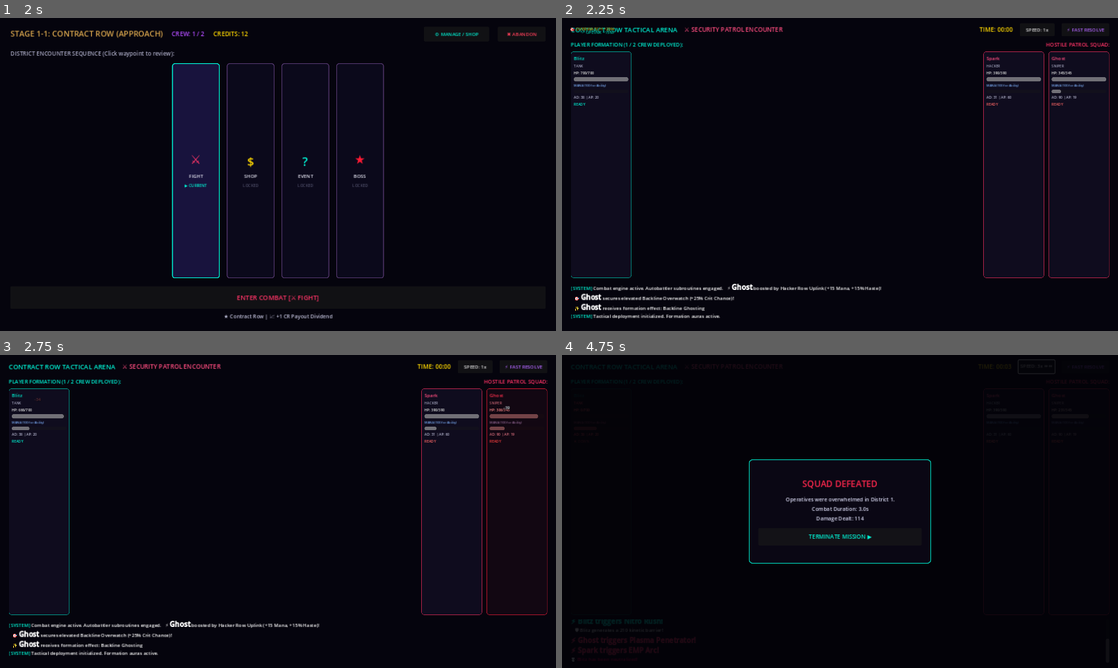
Above: before the commit, frames 1-4 (two rows, left to right).
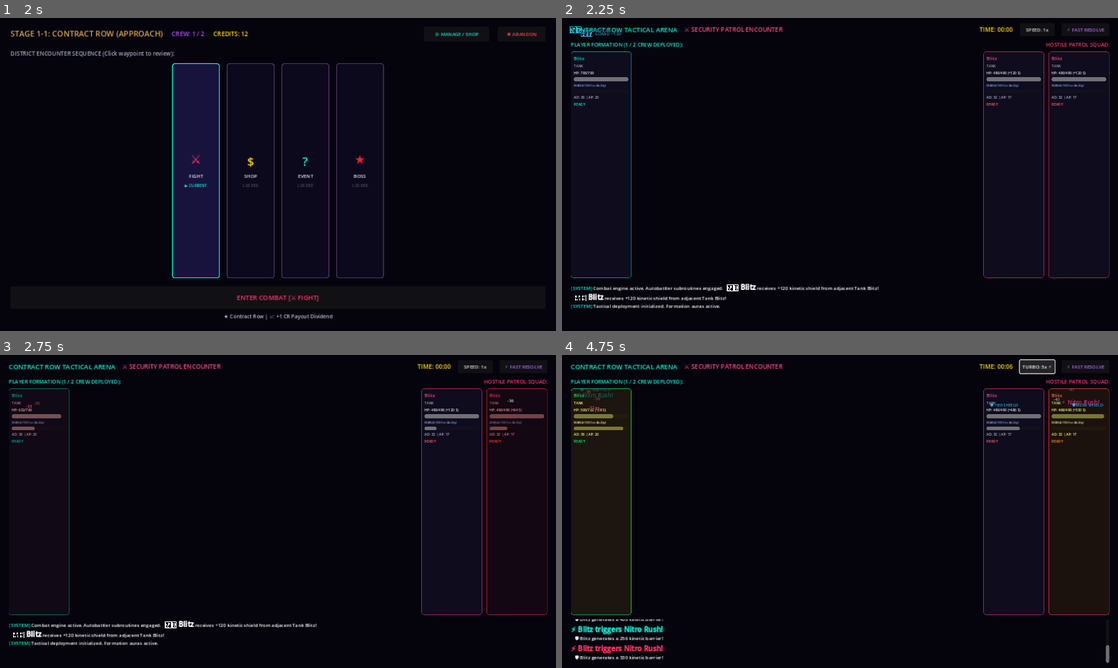
Above: after the commit, the same moments.

Repository: TheStickface/Cyberstack
Game: Godot game, scene res://src/ui/screens/Main.tscn
Two runs of this game, one before a commit and one after it. Both use one fixed random seed, a clock stepped at 60 frames per second and the inputs below.
Inputs:
- Up to frame 1 (2 s): click "[INITIATE JOB / NEW RUN]" at 0.5 s; click "▶ [LOCK IN & DEPLOY]" at 1.25 s
- Up to frame 2 (2.25 s): click "ENTER COMBAT [⚔ FIGHT]" at 2 s
- Up to frame 3 (2.75 s): no input
- Up to frame 4 (4.75 s): click "SPEED: 1x" at 2.75 s; click "SPEED: 2x ⏩" at 3.5 s; click "SPEED: 3x ⏩⏩" at 4.25 s

Frame 1 is identical in both runs. In frame 2, 1.4% of the frame differs, in the area x 1-95%, y 2-97%; in frame 3, 1.7%; in frame 4, 13%, in the area x 1-99%, y 1-99%.
Error in both runs: Invalid call. Nonexistent function 'to_local' in base 'Control (TacticalTetherOverlay)'. (res://src/ui/screens/CombatMockArena.gd:134)

Commit message:
fix(balance): resolve Round 1 early loss causes — minion tier gating, D1 enemy dmg scaling, and early synergy shop bias

Diff:
--- a/data/factions/bio_hackers.tres
+++ b/data/factions/bio_hackers.tres
@@ -7,11 +7,11 @@
 script = ExtResource("2_syn")
 id = "bio_2"
 name = "Cellular Grafting"
-description = "Bio-Synthetics gain +120 Max Health and +5 Armor."
+description = "Bio-Synthetics gain +160 Max Health and +8 Armor."
 required_count = 2
 stat_modifiers = {
-0: 120.0,
-4: 5.0
+0: 160.0,
+4: 8.0
 }
 trigger_effect_id = ""
 
--- a/data/factions/net_phantoms.tres
+++ b/data/factions/net_phantoms.tres
@@ -7,11 +7,11 @@
 script = ExtResource("2_syn")
 id = "phantoms_2"
 name = "Cloak Protocol"
-description = "Net-Phantoms gain +15% Evasion and +10 Speed."
+description = "Net-Phantoms gain +20% Evasion and +10 Speed."
 required_count = 2
 stat_modifiers = {
 9: 10.0,
-10: 0.15
+10: 0.20
 }
 trigger_effect_id = ""
 
--- a/data/units/bio_chimera.tres
+++ b/data/units/bio_chimera.tres
@@ -13,11 +13,11 @@
 role = 4
 faction = 5
 base_cost = 1
-base_max_health = 720.0
-base_attack_damage = 34.0
+base_max_health = 820.0
+base_attack_damage = 38.0
 base_ability_power = 0.0
 base_attack_speed = 0.85
-base_armor = 14.0
+base_armor = 18.0
 base_shield = 0.0
 base_starting_mana = 0.0
 base_max_mana = 80.0
--- a/data/units/phantom_spectre.tres
+++ b/data/units/phantom_spectre.tres
@@ -13,17 +13,17 @@
 role = 2
 faction = 6
 base_cost = 1
-base_max_health = 470.0
+base_max_health = 520.0
 base_attack_damage = 48.0
 base_ability_power = 0.0
 base_attack_speed = 1.05
 base_armor = 4.0
 base_shield = 0.0
-base_starting_mana = 0.0
+base_starting_mana = 20.0
 base_max_mana = 60.0
 base_speed = 62.0
 base_crit_chance = 0.12
-base_evasion = 0.08
+base_evasion = 0.12
 ability_name = "Ghost Shot"
 ability_description = "120 physical dmg, guaranteed crit"
 ability_effect_id = "ghost_shot"
--- a/src/core/Constants.gd
+++ b/src/core/Constants.gd
@@ -133,7 +133,7 @@
 
 # Enemy Stat Scaling Multipliers per District (HP, Damage)
 const DISTRICT_ENEMY_SCALING: Dictionary = {
-	1: { "hp_mult": 0.75, "dmg_mult": 1.25 },
+	1: { "hp_mult": 0.70, "dmg_mult": 0.85 },
 	2: { "hp_mult": 1.20, "dmg_mult": 1.20 },
 	3: { "hp_mult": 1.95, "dmg_mult": 1.55 },
 	4: { "hp_mult": 2.25, "dmg_mult": 1.70 },
--- a/src/systems/CombatBridge.gd
+++ b/src/systems/CombatBridge.gd
@@ -85,12 +85,14 @@
 	if all_units.is_empty():
 		all_units = raw_units
 
-	# Select faction themed for district
+	# Select faction themed for district (6 factions)
 	var target_faction = Enums.Faction.CORP_ENFORCERS
-	match district_id % 4:
+	match district_id % 6:
 		1: target_faction = Enums.Faction.STREET_RUNNERS
 		2: target_faction = Enums.Faction.CORP_ENFORCERS
 		3: target_faction = Enums.Faction.ROGUE_AIS
+		4: target_faction = Enums.Faction.BIO_HACKERS
+		5: target_faction = Enums.Faction.NET_PHANTOMS
 		0: target_faction = Enums.Faction.FIXERS
 
 	var faction_units: Array[UnitResource] = []
@@ -98,6 +100,22 @@
 		if u.faction == target_faction:
 			faction_units.append(u)
 	var pool = faction_units if not faction_units.is_empty() else all_units
+
+	# Tier gating: District 1 minions must be common 1-2 cost units to avoid high-cost spikes
+	if district_id == 1:
+		var tier1_pool: Array[UnitResource] = []
+		for u in pool:
+			if u.base_cost <= 2:
+				tier1_pool.append(u)
+		if not tier1_pool.is_empty():
+			pool = tier1_pool
+	elif district_id == 2:
+		var tier2_pool: Array[UnitResource] = []
+		for u in pool:
+			if u.base_cost <= 4:
+				tier2_pool.append(u)
+		if not tier2_pool.is_empty():
+			pool = tier2_pool
 
 	for i in range(enemy_count):
 		var base_res = pool[randi() % pool.size()]
--- a/src/systems/RunManager.gd
+++ b/src/systems/RunManager.gd
@@ -30,6 +30,7 @@
 	_repo = p_repo if p_repo != null else _get_default_repo()
 	shop_mgr = ShopManager.new(Constants.DEFAULT_STARTING_GOLD)
 	crew_mgr = CrewManager.new(1, _repo)
+	shop_mgr.active_crew_mgr = crew_mgr
 
 func get_elapsed_duration_seconds() -> float:
 	if run_start_time_msec <= 0:
--- a/src/systems/ShopManager.gd
+++ b/src/systems/ShopManager.gd
@@ -10,6 +10,7 @@
 var current_district: int = 1
 var is_locked: bool = false
 var active_district_res: DistrictResource = null
+var active_crew_mgr: Object = null
 var unit_slots: Array[Dictionary] = [] # Array of 4 (expandable to 6) pure operative slots
 var augment_slots: Array[Dictionary] = [] # Array of 2 (expandable to 5) pure augment slots
 var shop_slots: Array[Dictionary] = [] # Unified array [unit_slots + augment_slots]
@@ -106,6 +107,18 @@
 
 		if filtered_units.is_empty():
 			filtered_units = all_units
+
+		# Early synergy discovery bias: In District 1, 50% chance on the first slot to offer a unit matching player's starter/fielded faction
+		if district_id == 1 and i == 0 and active_crew_mgr != null:
+			var player_crew = active_crew_mgr.fielded_units
+			if not player_crew.is_empty() and player_crew[0].unit_resource != null:
+				var starter_fac = player_crew[0].unit_resource.faction
+				var syn_units: Array[UnitResource] = []
+				for u in filtered_units:
+					if u.faction == starter_fac:
+						syn_units.append(u)
+				if not syn_units.is_empty() and randf() < 0.50:
+					filtered_units = syn_units
 
 		if not filtered_units.is_empty():
 			var unit_res: UnitResource = filtered_units[randi() % filtered_units.size()]
--- a/src/tools/BalanceSimulator.gd
+++ b/src/tools/BalanceSimulator.gd
@@ -620,11 +620,11 @@
 					if count >= 2: hp += 100.0; evasion += 0.05
 					if count >= 4: hp += 200.0; evasion += 0.10
 				Enums.Faction.BIO_HACKERS:
-					if count >= 2: hp += 120.0; armor += 5.0
+					if count >= 2: hp += 160.0; armor += 8.0
 					if count >= 4: hp += 280.0; armor += 15.0
 					if count >= 6: hp += 600.0; armor += 35.0; aspeed *= 1.20
 				Enums.Faction.NET_PHANTOMS:
-					if count >= 2: evasion += 0.15; ad += 10.0
+					if count >= 2: evasion += 0.20; ad += 10.0
 					if count >= 4: evasion += 0.25; crit += 0.20; ad += 20.0
 					if count >= 6: evasion += 0.40; crit += 0.35; ad += 40.0
 
Not shown, changed: data/balance_simulation_report.md
